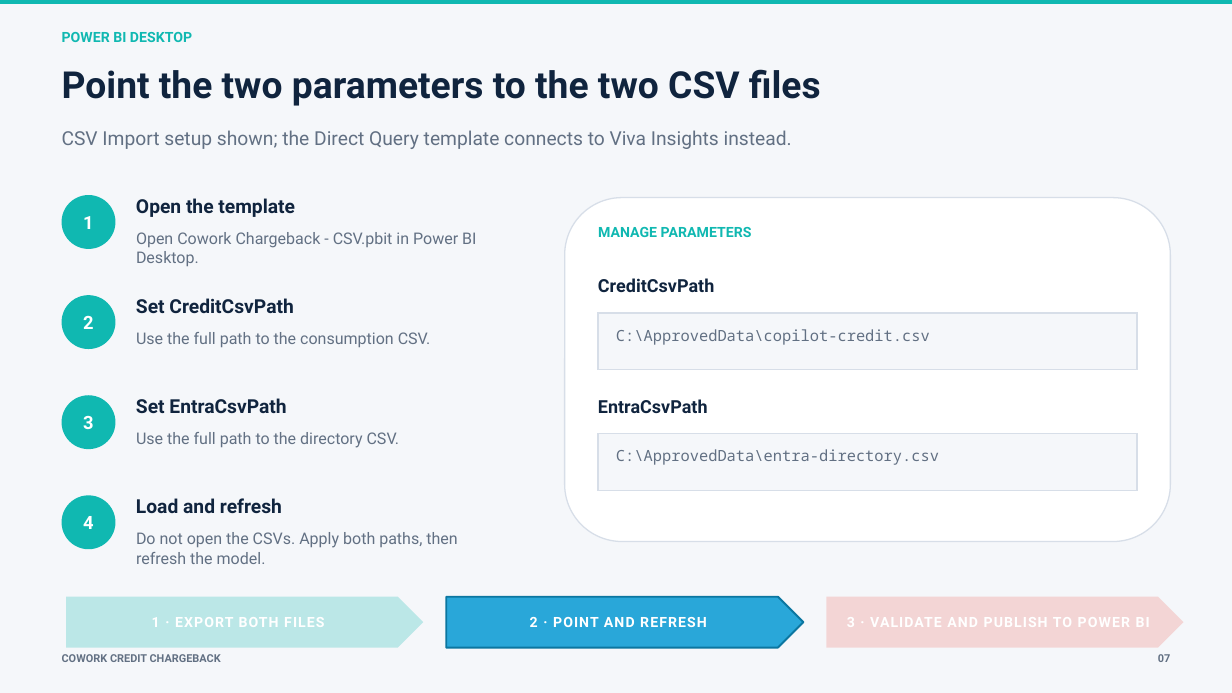
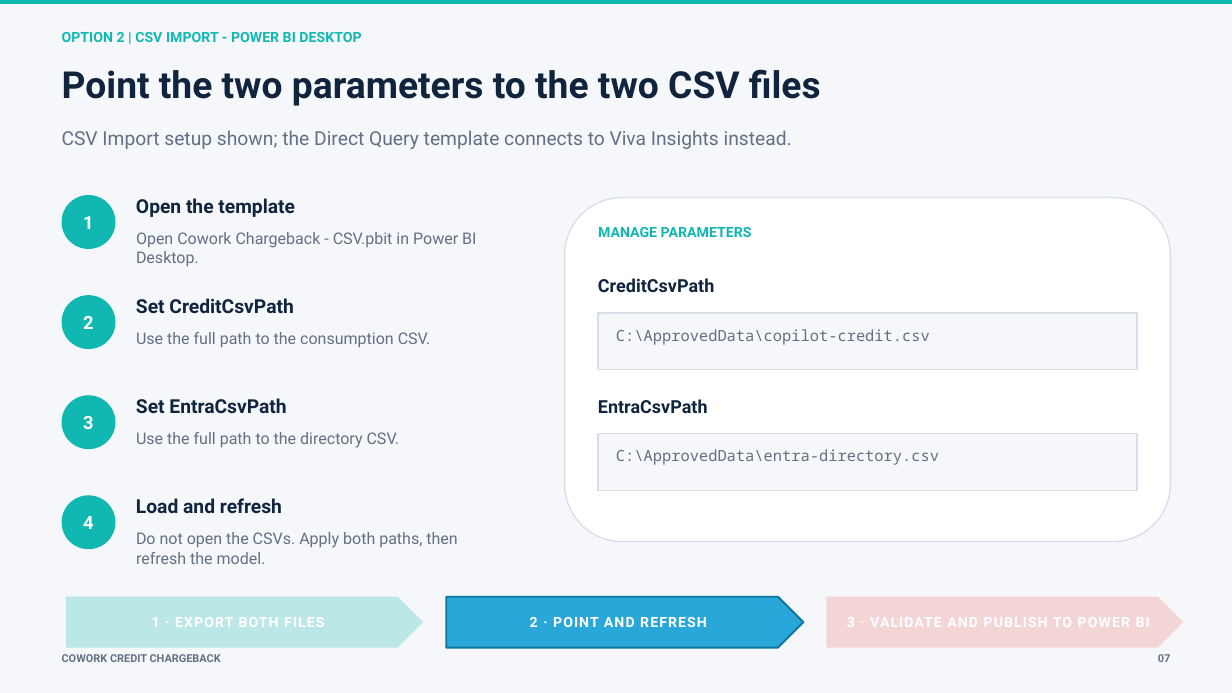
Before and after one commit to microsoft/CreditUsage, a slide deck: slide 7 of Cowork Chargeback - Report Reading Guide.pptx (slide 5 before the commit). Drawn at 1232x693 pixels with LibreOffice and Linux fonts; fonts in the diff are those of the drawing. Boxes give left, top, right and bottom in pixels: in the first picture for what was removed or moved away, otherwise in the second. Text is boxed around its words. In the diff, an @@ line names an element or a change of style, - is before the commit and + after.

```diff
--- a/Cowork Chargeback - Report Reading Guide.pptx
+++ b/Cowork Chargeback - Report Reading Guide.pptx
@@ text at (62,32,361,42): text changed @@
-POWER BI DESKTOP
+OPTION 2 | CSV IMPORT - POWER BI DESKTOP
```
Also in this commit, not shown: 1 other slide changed, 2 slides added.
